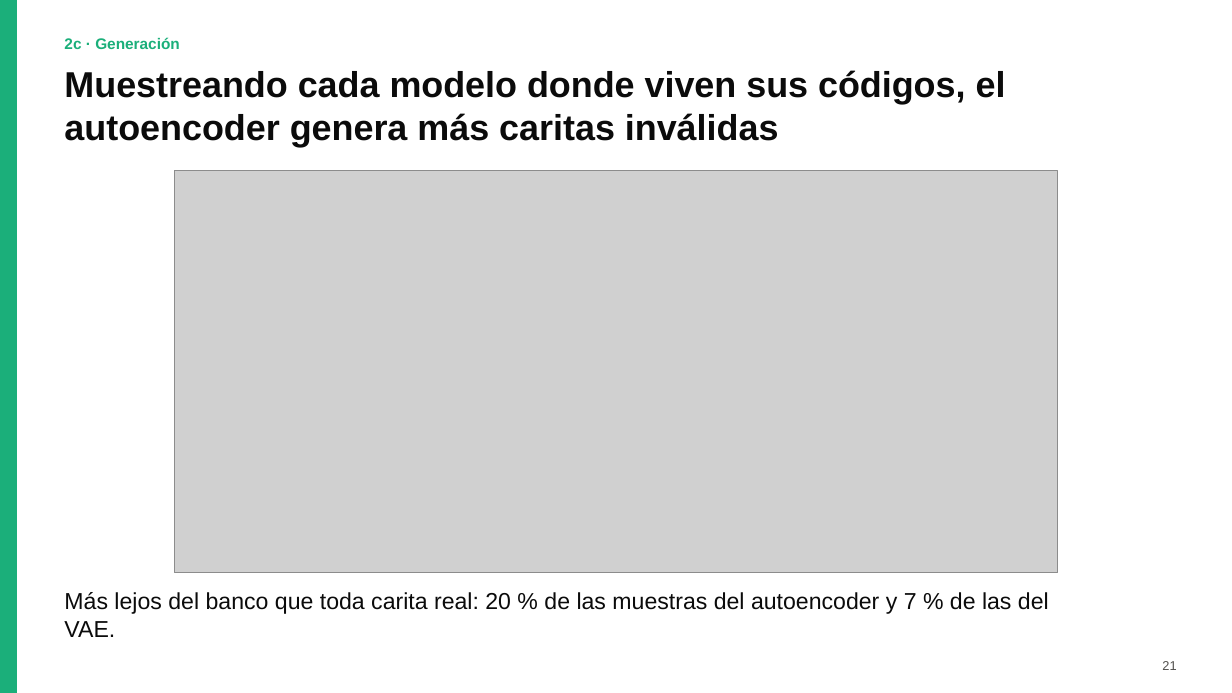
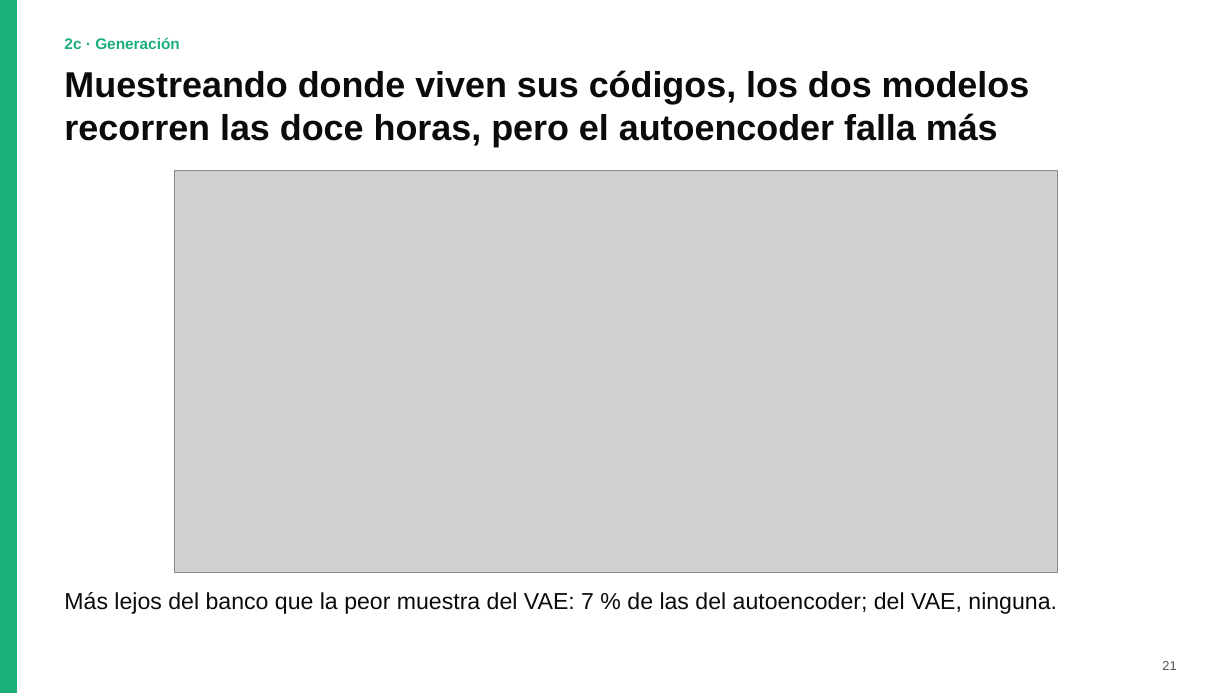
Before and after one commit to AgusBrunero/SIA-Grupo-8, a slide deck: slide 21 of TP5/docs/presentacion/TP5_Grupo8.pptx. Drawn at 1232x693 pixels with LibreOffice and Linux fonts; fonts in the diff are those of the drawing; grey boxes stand for pictures. Boxes give left, top, right and bottom in pixels: in the first picture for what was removed or moved away, otherwise in the second. Text is boxed around its words. In the diff, an @@ line names an element or a change of style, - is before the commit and + after.

```diff
--- a/TP5/docs/presentacion/TP5_Grupo8.pptx
+++ b/TP5/docs/presentacion/TP5_Grupo8.pptx
@@ text at box(64, 70, 1030, 147): text changed @@
-Muestreando cada modelo donde viven sus códigos, el autoencoder genera más caritas inválidas
+Muestreando donde viven sus códigos, los dos modelos recorren las doce horas, pero el autoencoder falla más
@@ text at box(64, 592, 1057, 614): text changed @@
-Más lejos del banco que toda carita real: 20 % de las muestras del autoencoder y 7 % de las del VAE.
+Más lejos del banco que la peor muestra del VAE: 7 % de las del autoencoder; del VAE, ninguna.
```
Also in this commit, not shown: 6 other slides changed, 15 other files.
